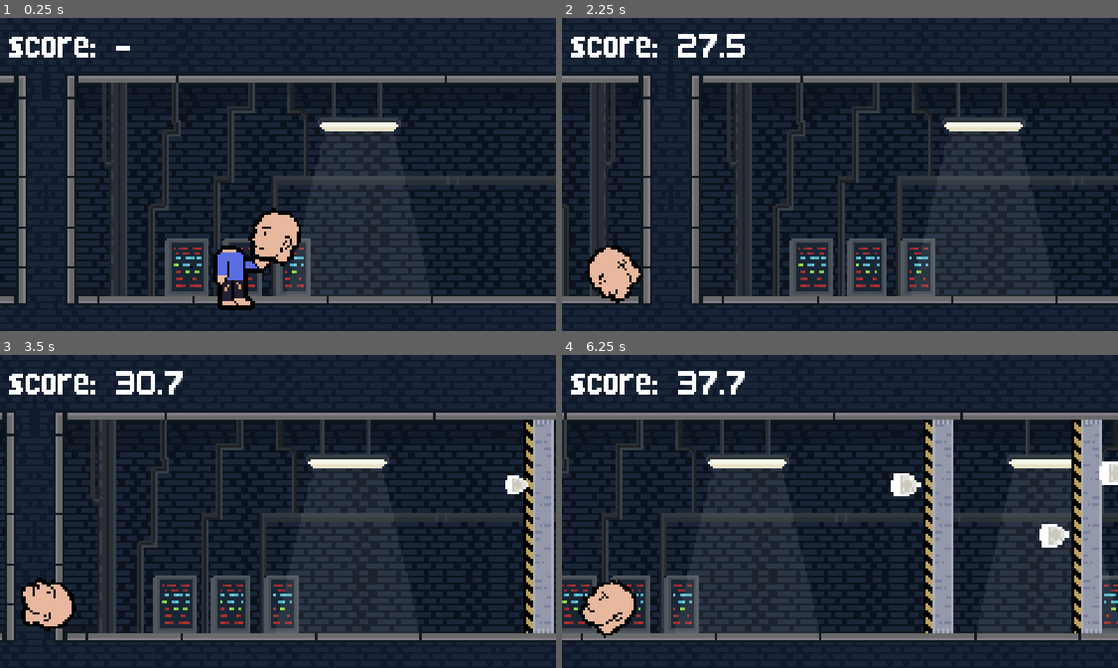
Above: before the commit, frames 1-4 (two rows, left to right).
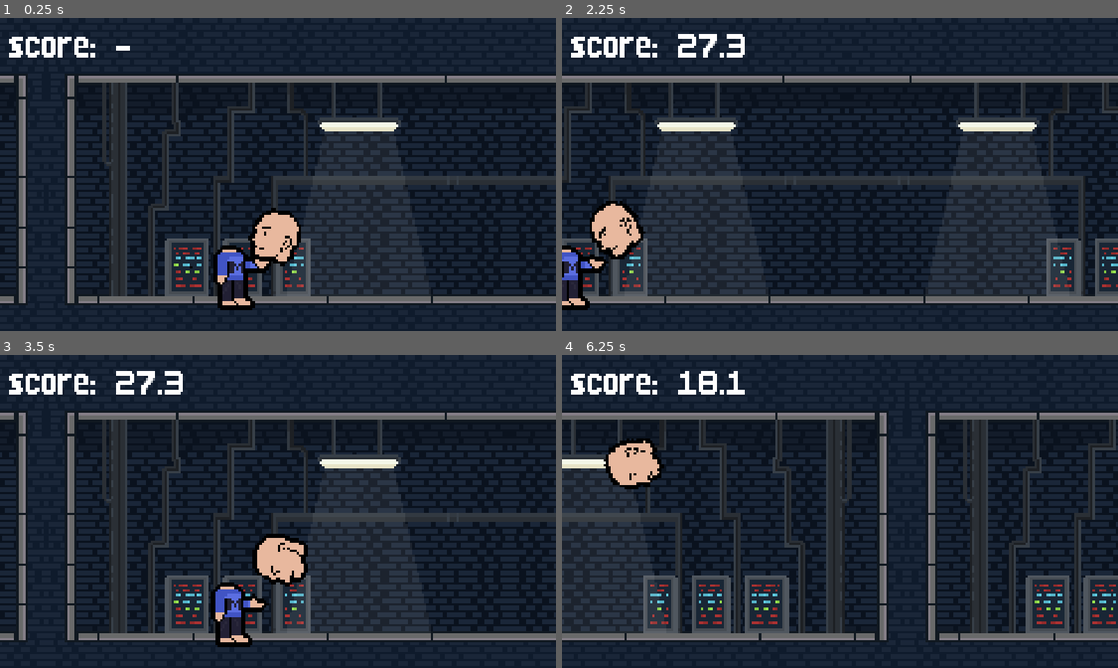
Above: after the commit, the same moments.

Repository: ppaluchowski64/Mister-M
Game: Godot game, scene res://scenes/root/game.tscn
Same seed, same stepped clock (60 frames per second), same inputs: the game is played once before the commit and once after it.
Inputs:
- Up to frame 1 (0.25 s): no input
- Up to frame 2 (2.25 s): tap Enter (hit) at 0.5, 0.6, 1.35, 2.1 s; hold W (up) 0.53-1.28 s; hold W (up) from 2.03 s (still down)
- Up to frame 3 (3.5 s): keep holding W (up); tap Enter (hit) at 2.85 s
- Up to frame 4 (6.25 s): release W (up) at 3.53 s; tap Enter (hit) every 0.75 s from 3.6 to 5.85 s; hold W (up) from 5.78 s (still down)

The runs differ from the first frame. In frame 1, 0.3% of the frame differs, in the area x 39-49%, y 74-88%; in frame 2, 22%; in frame 3, 25%; in frame 4, 30%, in the area x 0-100%, y 5-92%.

Commit message:
Implement awesome sauce

Diff:
--- a/project.godot
+++ b/project.godot
@@ -34,11 +34,13 @@
 "deadzone": 0.2,
 "events": [Object(InputEventKey,"resource_local_to_scene":false,"resource_name":"","device":-1,"window_id":0,"alt_press …(195 unchanged characters)…
 , Object(InputEventKey,"resource_local_to_scene":false,"resource_name":"","device":-1,"window_id":0,"alt_pressed":false …(183 unchanged characters)…
+, Object(InputEventKey,"resource_local_to_scene":false,"resource_name":"","device":-1,"window_id":0,"alt_pressed":false,"shift_pressed":false,"ctrl_pressed":false,"meta_pressed":false,"pressed":false,"keycode":0,"physical_keycode":4194320,"key_label":0,"unicode":0,"location":0,"echo":false,"script":null)
 ]
 }
 up={
 "deadzone": 0.2,
 "events": [Object(InputEventKey,"resource_local_to_scene":false,"resource_name":"","device":-1,"window_id":0,"alt_press …(192 unchanged characters)…
+, Object(InputEventKey,"resource_local_to_scene":false,"resource_name":"","device":-1,"window_id":0,"alt_pressed":false,"shift_pressed":false,"ctrl_pressed":false,"meta_pressed":false,"pressed":false,"keycode":0,"physical_keycode":4194320,"key_label":0,"unicode":0,"location":0,"echo":false,"script":null)
 ]
 }
 
@@ -49,3 +51,4 @@
 [rendering]
 
 textures/canvas_textures/default_texture_filter=0
+environment/defaults/default_clear_color=Color(0, 0, 0, 1)
--- a/scenes/barrier.tscn
+++ b/scenes/barrier.tscn
@@ -1,11 +1,39 @@
-[gd_scene load_steps=3 format=3 uid="uid://c52ei806j63g3"]
+[gd_scene load_steps=4 format=3 uid="uid://c52ei806j63g3"]
 
 [ext_resource type="Script" uid="uid://4fus2nfgqu5r" path="res://scripts/barrier.gd" id="1_8ilpk"]
 [ext_resource type="Texture2D" uid="uid://ciyhqvv2k1lav" path="res://graphics/barrier.png" id="2_8ilpk"]
 
+[sub_resource type="Curve" id="Curve_8ilpk"]
+_data = [Vector2(0, 1), 0.0, -2.0, 0, 1, Vector2(0.5, 0), 0.0, 0.0, 0, 0, Vector2(1, 0), 0.0, 0.0, 1, 0]
+point_count = 3
+metadata/_snap_enabled = true
+
 [node name="Barrier" type="Node2D"]
 script = ExtResource("1_8ilpk")
 
-[node name="Sprite2D" type="Sprite2D" parent="."]
+[node name="PolygonMask" type="Polygon2D" parent="."]
+color = Color(1, 1, 1, 0)
+invert_enabled = true
+polygon = PackedVector2Array(-8, 24, 8, 24, 8, 0, -8, 0)
+
+[node name="Sprite2D" type="Sprite2D" parent="PolygonMask"]
 texture = ExtResource("2_8ilpk")
 flip_h = true
+
+[node name="CPUParticles2D" type="CPUParticles2D" parent="."]
+position = Vector2(0, 12)
+emitting = false
+amount = 16
+one_shot = true
+explosiveness = 0.9
+emission_shape = 3
+emission_rect_extents = Vector2(6, 12)
+particle_flag_align_y = true
+gravity = Vector2(0, 0)
+initial_velocity_min = 50.0
+initial_velocity_max = 50.0
+damping_min = 100.0
+damping_max = 200.0
+scale_amount_max = 6.0
+scale_amount_curve = SubResource("Curve_8ilpk")
+color = Color(0.5803922, 0.59607846, 0.67058825, 1)
--- a/scenes/head.tscn
+++ b/scenes/head.tscn
@@ -12,7 +12,7 @@
 [sub_resource type="CircleShape2D" id="CircleShape2D_a7yy4"]
 radius = 13.0
 
-[node name="Head" type="RigidBody2D"]
+[node name="Head" type="RigidBody2D" groups=["head"]]
 linear_damp_mode = 1
 script = ExtResource("1_d75dd")
 
--- a/scenes/root/game.tscn
+++ b/scenes/root/game.tscn
@@ -57,10 +57,12 @@
 [sub_resource type="WorldBoundaryShape2D" id="WorldBoundaryShape2D_bq78c"]
 distance = -4.0
 
-[node name="Game" type="Node2D" node_paths=PackedStringArray("head", "score_label")]
+[node name="Game" type="Node2D" node_paths=PackedStringArray("head", "score_label", "barriers", "barrier_spawn_timer")]
 script = ExtResource("1_wcdyl")
 head = NodePath("Head")
 score_label = NodePath("UI/MarginContainer/ScoreLabel")
+barriers = NodePath("Barriers")
+barrier_spawn_timer = NodePath("BarrierSpawnTimer")
 
 [node name="UI" type="CanvasLayer" parent="."]
 
@@ -92,13 +94,13 @@
 position = Vector2(200, -20)
 texture = ExtResource("2_bq78c")
 
-[node name="Bariers" type="Node2D" parent="."]
+[node name="Barriers" type="Node2D" parent="."]
 
-[node name="BarierSpawnTimer" type="Timer" parent="."]
+[node name="BarrierSpawnTimer" type="Timer" parent="."]
 
 [node name="Head" parent="." node_paths=PackedStringArray("barrier_spawn_timer", "body_sprite") instance=ExtResource("1_rf1xt")]
 position = Vector2(0, -20)
-barrier_spawn_timer = NodePath("../BarierSpawnTimer")
+barrier_spawn_timer = NodePath("../BarrierSpawnTimer")
 body_sprite = NodePath("../Body")
 
 [node name="Body" type="AnimatedSprite2D" parent="."]
@@ -123,9 +125,9 @@
 [node name="CollisionShapeTop" type="CollisionShape2D" parent="StaticBody"]
 shape = SubResource("WorldBoundaryShape2D_bq78c")
 
-[node name="Camera" type="Camera2D" parent="." node_paths=PackedStringArray("head")]
+[node name="Camera" type="Camera2D" parent="." node_paths=PackedStringArray("head") groups=["camera"]]
 position = Vector2(0, -20)
 script = ExtResource("2_7dpn4")
 head = NodePath("../Head")
 
-[connection signal="timeout" from="BarierSpawnTimer" to="." method="_on_barier_spawn_timer_timeout"]
+[connection signal="timeout" from="BarrierSpawnTimer" to="." method="_on_barrier_spawn_timer_timeout"]
--- a/scenes/weak_point.tscn
+++ b/scenes/weak_point.tscn
@@ -1,7 +1,9 @@
-[gd_scene load_steps=6 format=3 uid="uid://buiabvqr85id8"]
+[gd_scene load_steps=7 format=3 uid="uid://buiabvqr85id8"]
 
 [ext_resource type="Script" uid="uid://xmdeje1wdqc4" path="res://scripts/weak_point.gd" id="1_xaocv"]
 [ext_resource type="Texture2D" uid="uid://ccsdhhoiyc8r7" path="res://graphics/point.png" id="2_xaocv"]
+
+[sub_resource type="RectangleShape2D" id="RectangleShape2D_xaocv"]
 
 [sub_resource type="Animation" id="Animation_xaocv"]
 resource_name = "pulse"
@@ -72,8 +74,15 @@
 scale = Vector2(0.2, 0.2)
 texture = ExtResource("2_xaocv")
 
+[node name="Area2D" type="Area2D" parent="."]
+
+[node name="CollisionShape2D" type="CollisionShape2D" parent="Area2D"]
+shape = SubResource("RectangleShape2D_xaocv")
+
 [node name="AnimationPlayer" type="AnimationPlayer" parent="."]
 libraries = {
 &"": SubResource("AnimationLibrary_22qmg")
 }
 autoplay = "pulse"
+
+[connection signal="body_entered" from="Area2D" to="." method="_on_area_2d_body_entered"]
--- a/scripts/barrier.gd
+++ b/scripts/barrier.gd
@@ -1,5 +1,15 @@
 extends Node2D
 class_name Barrier
+
+@onready var head: Head = get_tree().get_first_node_in_group("head")
+@onready var camera: Camera2D = get_tree().get_first_node_in_group("camera")
+
+@onready var polygon_mask: Polygon2D = $PolygonMask
+@onready var sprite: Sprite2D = $PolygonMask/Sprite2D
+@onready var particles: CPUParticles2D = $CPUParticles2D
+
+var broken: bool = false
+var sunk: bool = false
 
 static func instantiate() -> Barrier:
 	return preload("res://scenes/barrier.tscn").instantiate() as Barrier
@@ -8,3 +18,19 @@
 	var weak_point: WeakPoint = WeakPoint.instantiate()
 	weak_point.position = Vector2(-10, randf_range(-30, 30))
 	add_child(weak_point)
+
+func _physics_process(_delta: float) -> void:
+	if head.global_position.x + 10 > global_position.x and not broken:
+		polygon_mask.color.a = 1
+		polygon_mask.clip_children = CanvasItem.CLIP_CHILDREN_ONLY
+
+		sprite.global_position.y = -head.global_position.y - 13.5
+		polygon_mask.global_position.y = head.global_position.y - 13.5
+		particles.global_position.y = head.global_position.y - 13.5 + 12
+
+		particles.emitting = true
+		broken = true
+
+		if not sunk:
+			head.apply_impulse(Vector2(-20, 0))
+			camera.shake()
--- a/scripts/camera.gd
+++ b/scripts/camera.gd
@@ -2,6 +2,25 @@
 
 @export var head: Head
 
+var shake_tween: Tween
+var shake_value: float = 0
+
+var shake_time: float = 0.3
+var shake_intensity: float = 7.5
+var shake_smoothness: float = 0.5
+
+func shake() -> void:
+	shake_tween = create_tween()
+
+	shake_value = 0
+	shake_tween.tween_property(self, "shake_value", 1, shake_time)
+
 func _physics_process(_delta: float) -> void:
 	var target_x: float = head.global_position.x + (0 if head.state == head.State.BOUNCE else 100)
 	global_position.x = lerp(global_position.x, target_x, 0.2)
+
+	if shake_tween and shake_tween.is_running():
+		var target: Vector2 = Vector2.RIGHT.rotated(randf_range(-PI, PI)) * sin(shake_value * PI) * shake_intensity
+		offset = lerp(offset, target, 1 - shake_smoothness)
+	else:
+		offset = Vector2.ZERO
--- a/scripts/game.gd
+++ b/scripts/game.gd
@@ -2,15 +2,29 @@
 
 @export var head: Head
 @export var score_label: Label
+@export var barriers: Node2D
+@export var barrier_spawn_timer: Timer
 
 var score: float = 0
+
+func _ready() -> void:
+	head.restart.connect(on_restart)
 
 func _physics_process(_delta: float) -> void:
 	if head.state == head.State.FLY:
 		score = head.global_position.x
 		score_label.text = "score: " + str(round(score) / 10)
 
-func _on_barier_spawn_timer_timeout() -> void:
+func _on_barrier_spawn_timer_timeout() -> void:
 	var barrier: Barrier = Barrier.instantiate()
 	barrier.global_position = Vector2(int(head.global_position.x) + 300.5, -13.5)
-	add_child(barrier)
+	barriers.add_child(barrier)
+
+func on_restart() -> void:
+	head.global_position.x = 0
+	head.state = head.State.BOUNCE
+
+	for barrier in barriers.get_children():
+		barrier.queue_free()
+
+	barrier_spawn_timer.stop()
--- a/scripts/head.gd
+++ b/scripts/head.gd
@@ -6,6 +6,8 @@
 
 enum State {BOUNCE, FLY}
 var state: State = State.BOUNCE
+
+signal restart
 
 func _physics_process(_delta: float) -> void:
 	match state:
@@ -29,6 +31,9 @@
 
 			angular_velocity = 2
 
+			if linear_velocity.x < 26:
+				restart.emit()
+
 			if Input.is_action_just_pressed("up"):
 				if linear_velocity.x < 100:
 					linear_velocity.y = -120 * linear_velocity.x / 100 + 20
--- a/scripts/weak_point.gd
+++ b/scripts/weak_point.gd
@@ -3,3 +3,7 @@
 
 static func instantiate() -> WeakPoint:
 	return preload("res://scenes/weak_point.tscn").instantiate() as WeakPoint
+
+func _on_area_2d_body_entered(body: Node2D) -> void:
+	if body is Head:
+		get_parent().sunk = true
Binary file changed: graphics/guy.png
Binary file changed: graphics/moscyc_head.png
